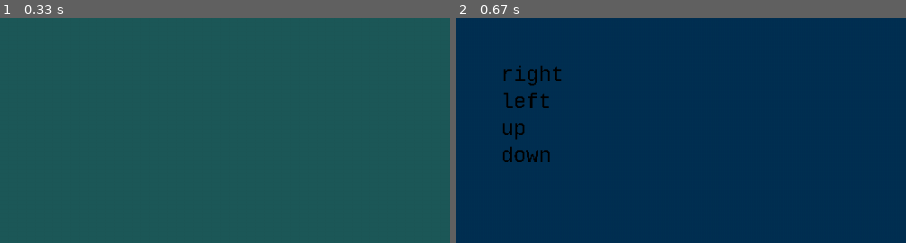
Above: before the commit, frames 1-2 (left to right).
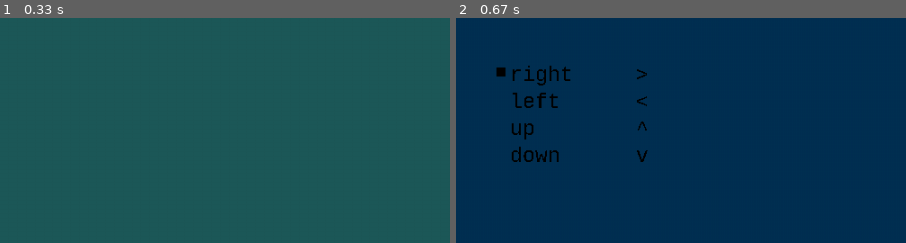
Above: after the commit, the same moments.

Repository: PavelAltynnikov/pygame-controls
Game: pygame game, started from main.py
The game is run twice, just before and just after one commit, with the same random seed, the same clock (stepped at 60 frames per second) and the same inputs.
Inputs:
- Up to frame 1 (0.33 s): no input
- Up to frame 2 (0.67 s): tap S at 0.33 s
The pictures show only the part of the screen within x 0-50%, y 0-50%; the shares and areas given below are measured in that part.

Frame 1 is identical in both runs. In frame 2, 1.7% of the frame differs, in the area x 8-43%, y 20-64%.

Commit message:
change Labels on Setting to RowSettings

Diff:
--- a/main.py
+++ b/main.py
@@ -157,27 +157,26 @@
 class SettingWindow(Window):
     def __init__(self, caption, size):
         super().__init__(caption, size)
-        self._controls = []
+        self._controls: list[RowSetting] = []
         self._initialize_components()
 
     def _initialize_components(self):
         font = pygame.font.SysFont('Consolas', 25)
 
-        label_right = Label(font, 'right')
-        label_right.location = (50, 50)
-        self._controls.append(label_right)
-
-        label_left = Label(font, 'left')
-        label_left.location = (50, 80)
-        self._controls.append(label_left)
-
-        label_up = Label(font, 'up')
-        label_up.location = (50, 110)
-        self._controls.append(label_up)
-
-        label_down = Label(font, 'down')
-        label_down.location = (50, 140)
-        self._controls.append(label_down)
+        right_setting = RowSetting(Label(font, 'right'), Key(font, ">"), location=(50, 50))
+        right_setting.activate(True)
+        self._controls.append(right_setting)
+
+        left_setting = RowSetting(Label(font, 'left'), Key(font, "<"), location=(50, 80))
+        self._controls.append(left_setting)
+
+        up_setting = RowSetting(Label(font, 'up'), Key(font, "^"), location=(50, 110))
+        self._controls.append(up_setting)
+
+        down_setting = RowSetting(Label(font, 'down'), Key(font, "v"), location=(50, 140))
+        self._controls.append(down_setting)
+
+        self._selected_item_index = 0
 
     def _draw(self):
         for control in self._controls:
